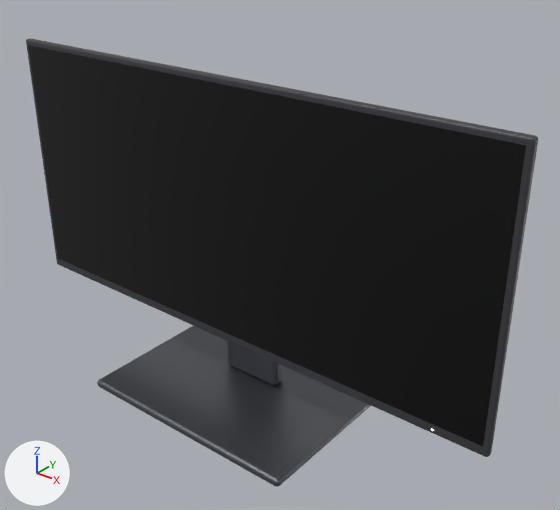
A saved change to the glTF model models/MON-613-366.glb.
Before and after are seen from a 50 mm camera at (0.582, -0.626, 1.533) aimed at (0.051, 0.038, 1.121). Lighting does not change. The marker at lower left points along +X, +Y and +Z. The older version comes first. Vertices at exactly the same position are counted once.

The scene before the commit, as lines of its bpy script (objects in view):
```python
me_panel_frame_001 = bpy.data.meshes.new('Panel_Frame.001')
me_panel_frame_001.from_pydata(...)  # 386 vertices, 768 faces; spans x -0.357..0.357, y -0.004..0.006, z 0.996..1.338
me_panel_frame_001.materials.append(mat_monitor_frame_black_001)  # dark grey #3d3d42
me_screen_001 = bpy.data.meshes.new('Screen.001')
me_screen_001.from_pydata([(-0.35, -0.004, 1.01), (0.35, -0.004, 1.01), (0.35, -0.004, 1.33), (-0.35, -0.004, 1.33)], [], [(0, 1, 2), (0, 2, 3)])
me_screen_001.materials.append(mat_monitor_screen_001)  # its picture is missing
me_stand_base_001 = bpy.data.meshes.new('Stand_Base.001')
me_stand_base_001.from_pydata(...)  # 386 vertices, 768 faces; spans x -0.158..0.158, y -0.1..0.113, z 0.911..0.922
me_stand_base_001.materials.append(mat_stand_aluminium_dark_001)  # grey #6c6d73
me_stand_neck_001 = bpy.data.meshes.new('Stand_Neck.001')
me_stand_neck_001.from_pydata(...)  # 386 vertices, 768 faces; spans x -0.044..0.044, y 0.037..0.057, z 0.922..1.148
me_stand_neck_001.materials.append(mat_stand_aluminium_dark_001)  # grey #6c6d73
ob_panel_frame_001 = bpy.data.objects.new('Panel_Frame.001', me_panel_frame_001)
ob_panel_frame_001.location = (0.0, 0.0, 0.0)
ob_screen_001 = bpy.data.objects.new('Screen.001', me_screen_001)
ob_screen_001.location = (0.0, 0.0, 0.0)
ob_stand_base_001 = bpy.data.objects.new('Stand_Base.001', me_stand_base_001)
ob_stand_base_001.location = (0.0, 0.0, 0.0)
ob_stand_neck_001 = bpy.data.objects.new('Stand_Neck.001', me_stand_neck_001)
ob_stand_neck_001.location = (0.0, 0.0, 0.0)
```
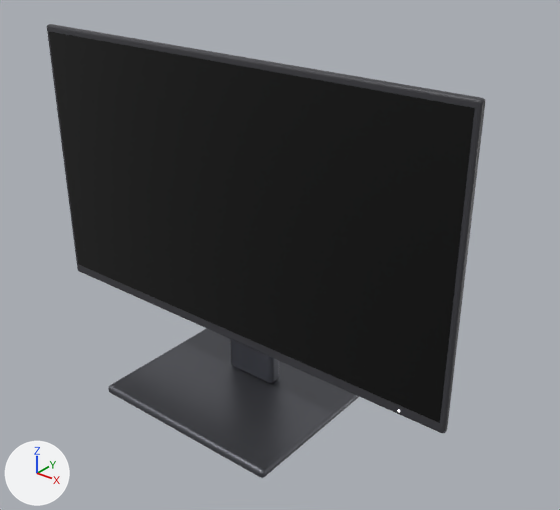
What differs and where, as boxes [x1, y1, x2, y2] in the pictures (560 x 510 px):
'Screen.001', reshaped (15% narrower): before [28, 45, 526, 446]; after [49, 32, 474, 423]
'Stand_Base.001', rescaled (8% narrower, 7% shorter): before [97, 326, 371, 487]; after [108, 328, 359, 478]
'Panel_Frame.001', rescaled (14% narrower): before [26, 38, 538, 457]; after [47, 24, 485, 433]

The change, as a diff of the scene's bpy script:
```diff
--- a/models/MON-613-366.glb.py
+++ b/models/MON-613-366.glb.py
@@ me_panel_frame_001 @@
 # used by ob_panel_frame_001; location = (0.0, 0.0, 0.0)
-me_panel_frame_001.from_pydata(...)  # 386 vertices, 768 faces; spans x -0.357..0.357, y -0.004..0.006, z 0.996..1.338
+me_panel_frame_001.from_pydata(...)  # 386 vertices, 768 faces; spans x -0.306..0.306, y -0.004..0.006, z 1.001..1.362
+# me_panel_frame_001 part 1: the whole mesh is scaled about its middle by (0.857, 0.995, 1.06), then moved by (0.0, 0.0, 0.014)
 me_panel_frame_001.materials.append(mat_monitor_frame_black_001)
@@ me_screen_001 @@
 # used by ob_screen_001; location = (0.0, 0.0, 0.0)
-me_screen_001.from_pydata(...)  # 4 vertices, 2 faces; spans x -0.35..0.35, y -0.004, z 1.01..1.33
-me_screen_001.vertices[0].co = (-0.35, -0.004, 1.01)  # pixel (57, 258)
-me_screen_001.vertices[1].co = (0.35, -0.004, 1.01)  # pixel (482, 446)
-me_screen_001.vertices[2].co = (0.35, -0.004, 1.33)  # pixel (526, 145)
-me_screen_001.vertices[3].co = (-0.35, -0.004, 1.33)  # pixel (28, 45)
+me_screen_001.from_pydata(...)  # 4 vertices, 2 faces; spans x -0.3..0.3, y -0.004, z 1.015..1.354
+# me_screen_001 part 2
+me_screen_001.vertices[0].co = (-0.3, -0.004, 1.015)  # pixel (78, 264)
+me_screen_001.vertices[1].co = (0.3, -0.004, 1.015)  # pixel (439, 423)
+me_screen_001.vertices[2].co = (0.3, -0.004, 1.354)  # pixel (474, 108)
+me_screen_001.vertices[3].co = (-0.3, -0.004, 1.354)  # pixel (48, 31)
 me_screen_001.materials.append(mat_monitor_screen_001)
@@ me_stand_base_001 @@
 # used by ob_stand_base_001; location = (0.0, 0.0, 0.0)
-me_stand_base_001.from_pydata(...)  # 386 vertices, 768 faces; spans x -0.158..0.158, y -0.1..0.113, z 0.911..0.922
+me_stand_base_001.from_pydata(...)  # 386 vertices, 768 faces; spans x -0.136..0.136, y -0.1..0.112, z 0.911..0.923
+# me_stand_base_001 part 3: the whole mesh is scaled about its middle by (0.857, 0.995, 1.06)
 me_stand_base_001.materials.append(mat_stand_aluminium_dark_001)
```
